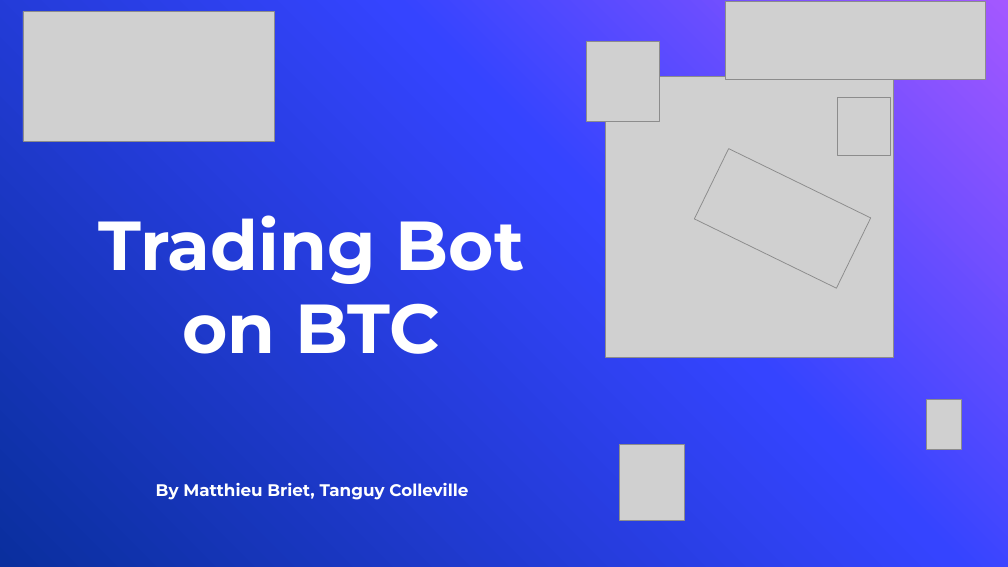
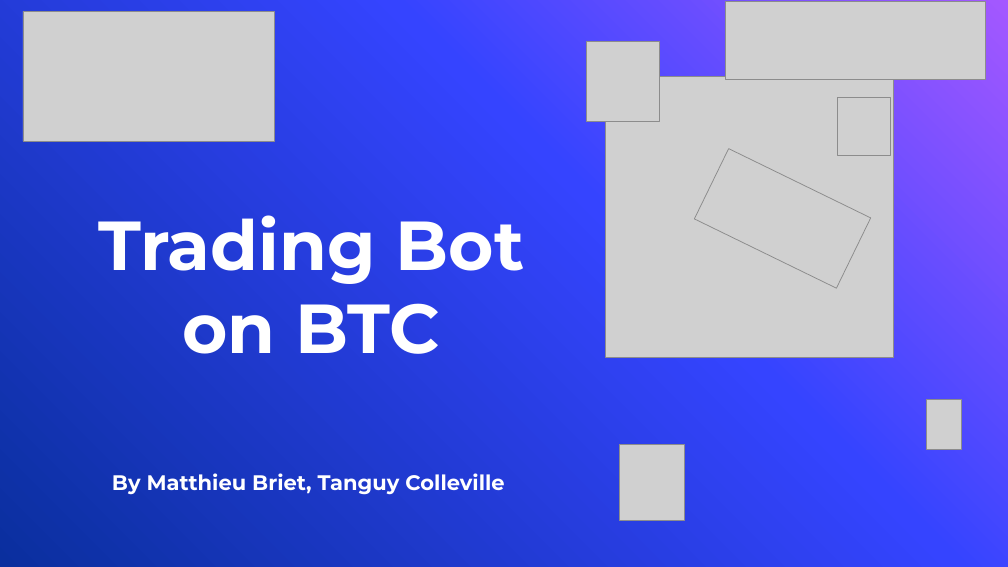
Before and after one commit to TanguyColleville/Trading_Bot_BTC, a slide deck: slide 1 of Soutenance Finale Grp 2.07.pptx. Drawn at 1008x567 pixels with LibreOffice and Linux fonts; fonts in the diff are those of the drawing; grey boxes stand for pictures; background and template pictures are left out. Boxes give left, top, right and bottom in pixels: in the first picture for what was removed or moved away, otherwise in the second. Text is boxed around its words. In the diff, an @@ line names an element or a change of style, - is before the commit and + after.

```diff
--- a/Soutenance Finale Grp 2.07.pptx
+++ b/Soutenance Finale Grp 2.07.pptx
@@ text "By Matthieu Briet, Tanguy Colleville": place and size @@
-text "By Matthieu Briet, Tanguy Colleville" at <box>156,483,468,500</box>
+text "By Matthieu Briet, Tanguy Colleville" at <box>112,473,504,495</box>
@@ text "By Matthieu Briet, Tanguy Colleville" at <box>112,473,504,495</box>: size 16 to 20 pt @@
```
Also in this commit, not shown: 1 other file.
